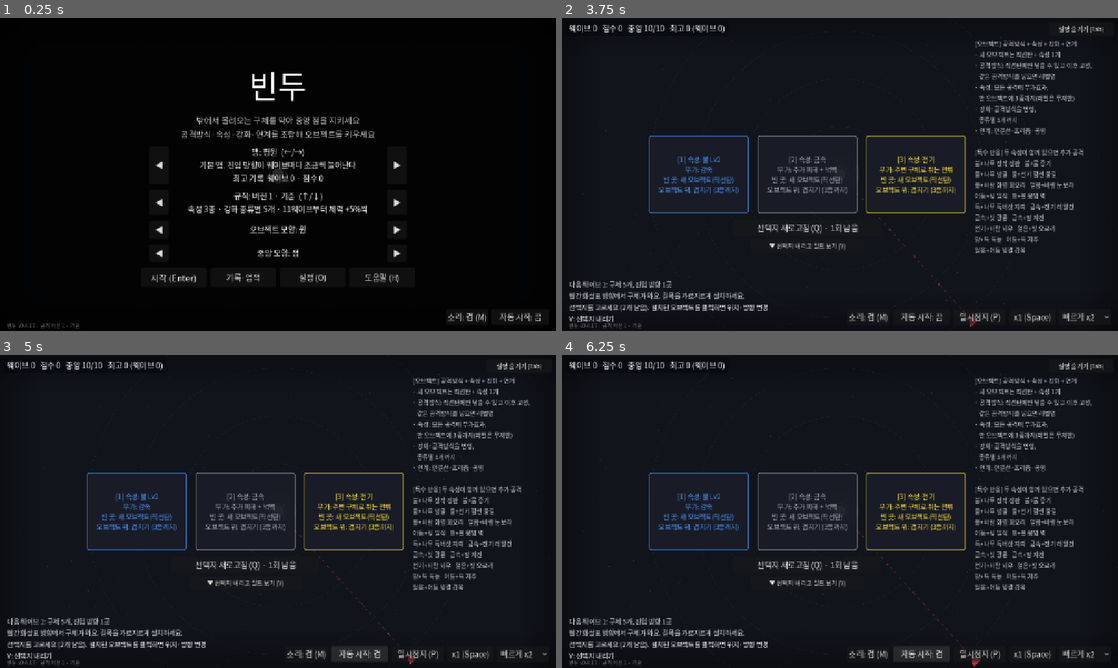
Above: before the commit, frames 1-4 (two rows, left to right).
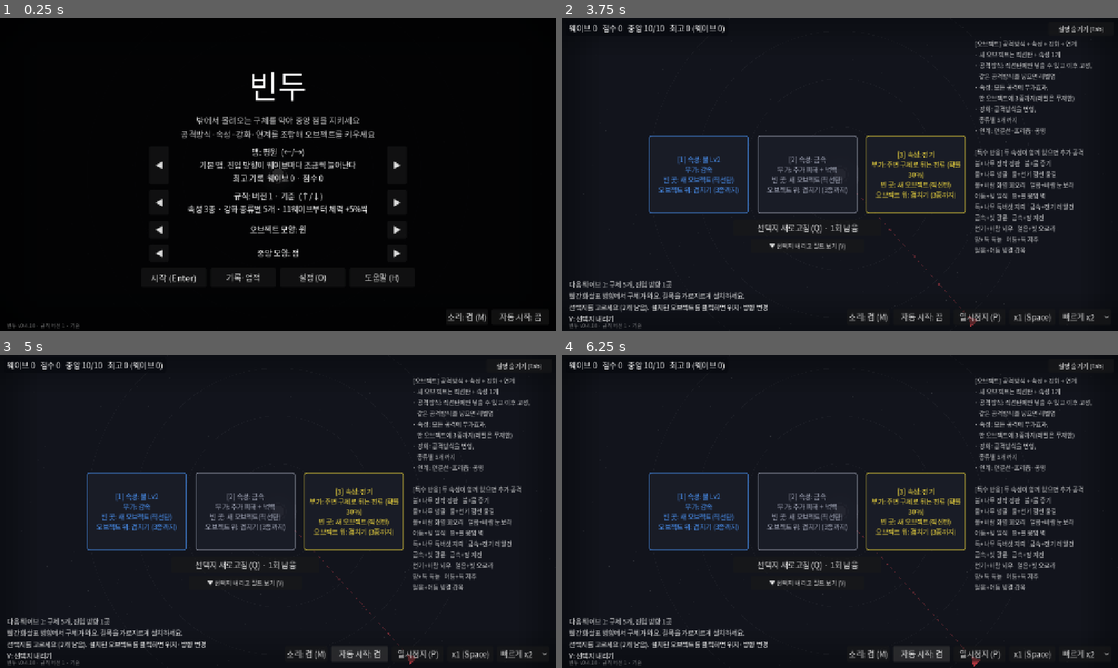
Above: after the commit, the same moments.

Repository: lenope1214/Bindu
Game: Godot game, scene res://main.tscn
The game is run twice, just before and just after one commit, with the same random seed, the same clock (stepped at 60 frames per second) and the same inputs.
Inputs:
- Up to frame 1 (0.25 s): no input
- Up to frame 2 (3.75 s): click "자동 시작: 끔" at 0.5 s; click "자동 시작: 켬" at 1.25 s; click "자동 시작: 끔" at 2 s; click "자동 시작: 켬" at 2.75 s; click "시작 (Enter)" at 3.5 s
- Up to frame 3 (5 s): click "자동 시작: 끔" at 4.25 s
- Up to frame 4 (6.25 s): click "자동 시작: 켬" at 5 s; click "자동 시작: 끔" at 5.75 s

The runs differ from the first frame. In frame 1, less than 0.1% of the frame differs, in the area x 5-7%, y 97-99%; in frame 2, 1.0%, in the area x 5-72%, y 42-99%; in frame 3, 1.0%; in frame 4, 1.0%.

Commit message:
v0.4.18: 카드 설명을 실제 효과와 맞춤
- 튕김·크기의 숨은 피해 보너스를 설명에 적음
- 어둠·빛·전기 부가효과에 수치

Co-Authored-By: Claude Opus 5.5 <noreply@anthropic.com>
Claude-Session: https://claude.ai/code/session_012rhiBk8DNq9aJW6scrLhD6

Diff:
--- a/project.godot
+++ b/project.godot
@@ -15,7 +15,7 @@
 [application]
 
 config/name="Bindu"
-config/version="0.4.17"
+config/version="0.4.18"
 run/main_scene="res://main.tscn"
 config/features=PackedStringArray("4.7")
 config/icon="res://icon.svg"
--- a/scripts/elem.gd
+++ b/scripts/elem.gd
@@ -1,5 +1,5 @@
 class_name Elem
-## 속성 정의. 속성은 제한 없이 겹칠 수 있다.
+## 속성 정의. 한 오브젝트에 넣는 속성 종류 수는 규칙 버전 상한(rules.gd), 레벨은 제한 없음.
 ## - 겹친 속성마다 고유 공격(FORM)이 모두 발사된다.
 ## - 모든 공격에 겹친 속성 전부의 부가효과(RIDER)가 붙는다.
 ## - 특정 두 속성이 함께 있으면 특수 반응(REACTIONS) 공격이 추가된다.
@@ -49,12 +49,12 @@
 	FIRE: "화상 지속 피해",
 	WOOD: "가시 박힘: 피해 20% 증가",
 	WATER: "감속",
-	ELECTRIC: "주변 구체로 튀는 전류",
+	ELECTRIC: "주변 구체로 튀는 전류 (확률 30%)",
 	WIND: "중앙 반대쪽으로 밀어내기",
 	ICE: "냉기 누적 시 빙결",
 	EARTH: "기절 (확률 20%씩)",
-	DARK: "받는 피해 증가",
-	LIGHT: "치명타(2배)",
+	DARK: "2초간 받는 피해 +30%",
+	LIGHT: "치명타 2배 (확률 12%씩)",
 	POISON: "중독 (죽으면 주변에 전염)",
 	METAL: "추가 피해 + 넉백",
 }
--- a/scripts/pattern.gd
+++ b/scripts/pattern.gd
@@ -26,14 +26,15 @@
 ## 투사체를 쏘는 공격방식 (유도·튕김·관통 강화가 그대로 적용)
 const PROJECTILE := ["shot", "thorn", "gust", "shard", "iron"]
 
+## "피해 +N%"의 공백은 줄바꿈하지 않는 공백(U+00A0): 카드에서 숫자만 다음 줄로 넘어가지 않게
 const MODS := {
 	"multi": {"name": "다중 발사", "desc": "공격이 1개 더 나간다 (각 55%, 쌓을수록 조금씩 줄어듦)"},
 	"split": {"name": "분열", "desc": "맞은 구체에서 약한 파편 2개가 튄다 (확률 12%씩, 최대 60%)"},
 	"homing": {"name": "유도", "desc": "탄이 구체 쪽으로 천천히 휜다. 범위 공격은 구체 쪽으로 조금 돈다"},
-	"bounce": {"name": "튕김", "desc": "탄이 가까운 구체로 튄다(튕긴 탄 피해 40%). 번개는 1번 더 튄다"},
-	"size": {"name": "크기", "desc": "탄 크기·범위·사거리 +12%"},
+	"bounce": {"name": "튕김", "desc": "탄이 가까운 구체로 튄다(튕긴 탄 피해 40%). 번개는 1번 더 튄다. 그 밖의 공격은 피해 +4%"},
+	"size": {"name": "크기", "desc": "탄 크기·범위·사거리 +12% (탄을 쏘는 공격은 피해도 +4%)"},
 	"rapid": {"name": "속사", "desc": "공격 속도 +10%"},
-	"pierce": {"name": "관통", "desc": "탄이 1개 더 뚫는다(뚫을 때마다 피해 절반). 그 밖의 공격은 피해 +6%"},
+	"pierce": {"name": "관통", "desc": "탄이 1개 더 뚫는다(뚫을 때마다 피해 절반). 그 밖의 공격은 피해 +6%"},
 }
 
 const MOD_IDS := ["multi", "split", "homing", "bounce", "size", "rapid", "pierce"]
Not shown, changed: CHANGELOG.md
